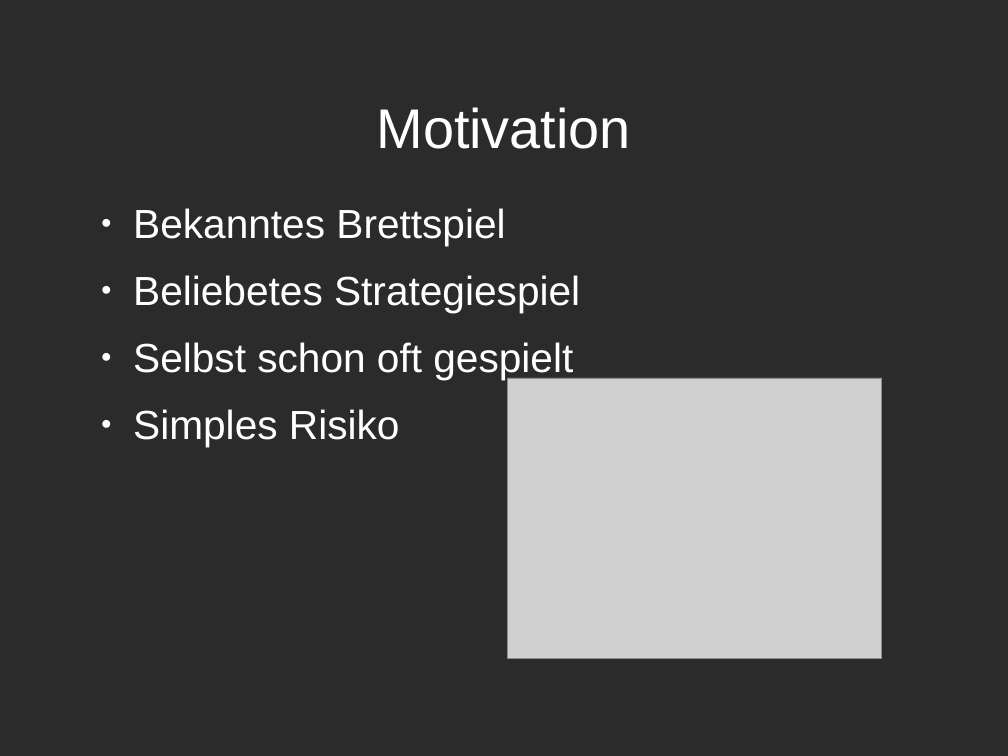
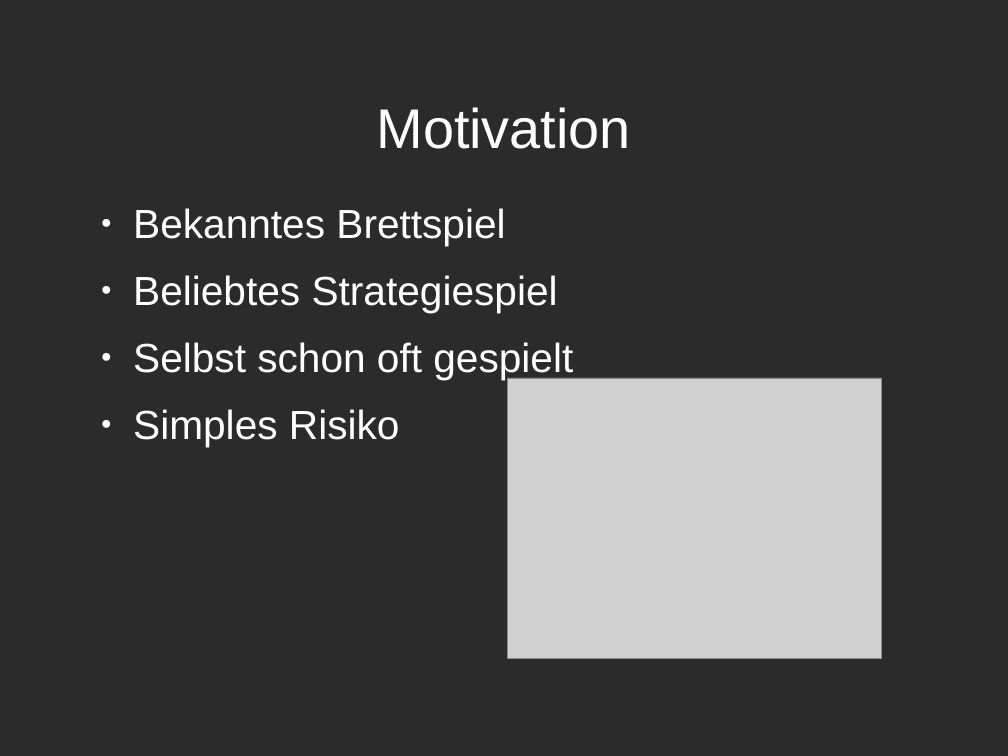
Before and after one commit to Jaykhum/dicewar, a slide deck: slide 3 of doc/Dicewars.odp. Drawn at 1008x756 pixels with LibreOffice and Linux fonts; fonts in the diff are those of the drawing; grey boxes stand for pictures; background and template pictures are left out; a plain dark background stands for a picture behind light text. Boxes give left, top, right and bottom in pixels: in the first picture for what was removed or moved away, otherwise in the second. Text is boxed around its words. In the diff, an @@ line names an element or a change of style, - is before the commit and + after.

```diff
--- a/doc/Dicewars.odp
+++ b/doc/Dicewars.odp
@@ text at <box>133,275,558,313</box>: text changed @@
-● Beliebetes Strategiespiel
+● Beliebtes Strategiespiel
```
Also in this commit, not shown: 11 other slides changed, 4 slides added, 12 other files.
